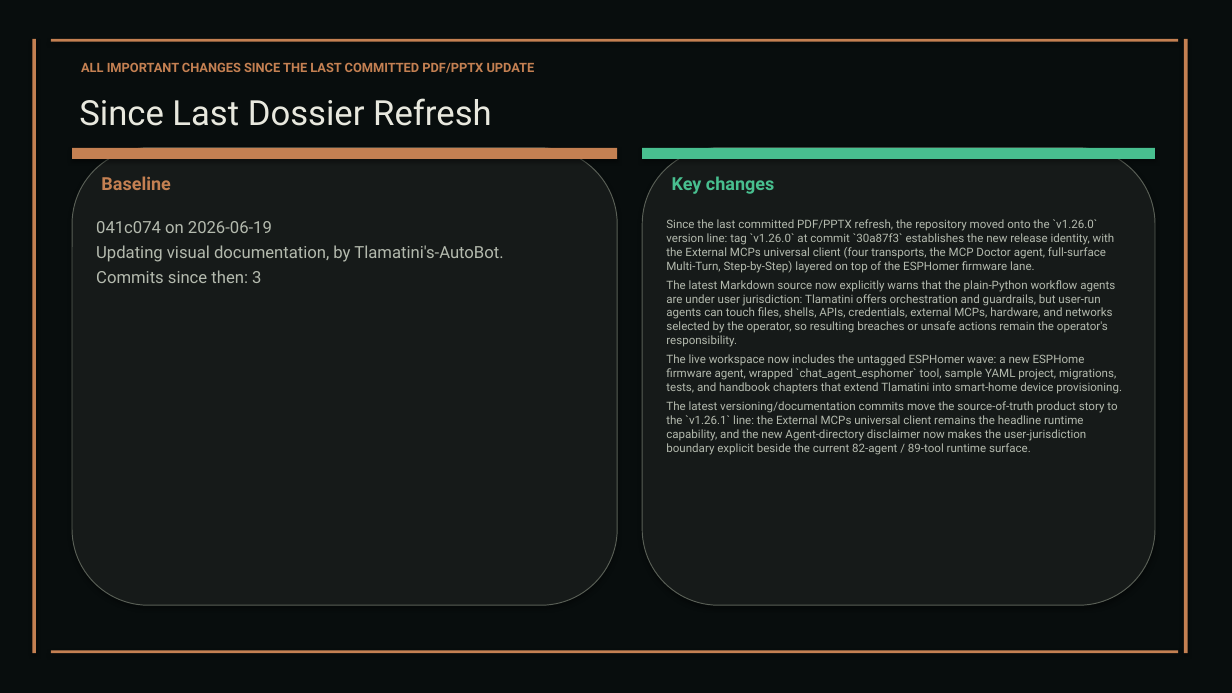
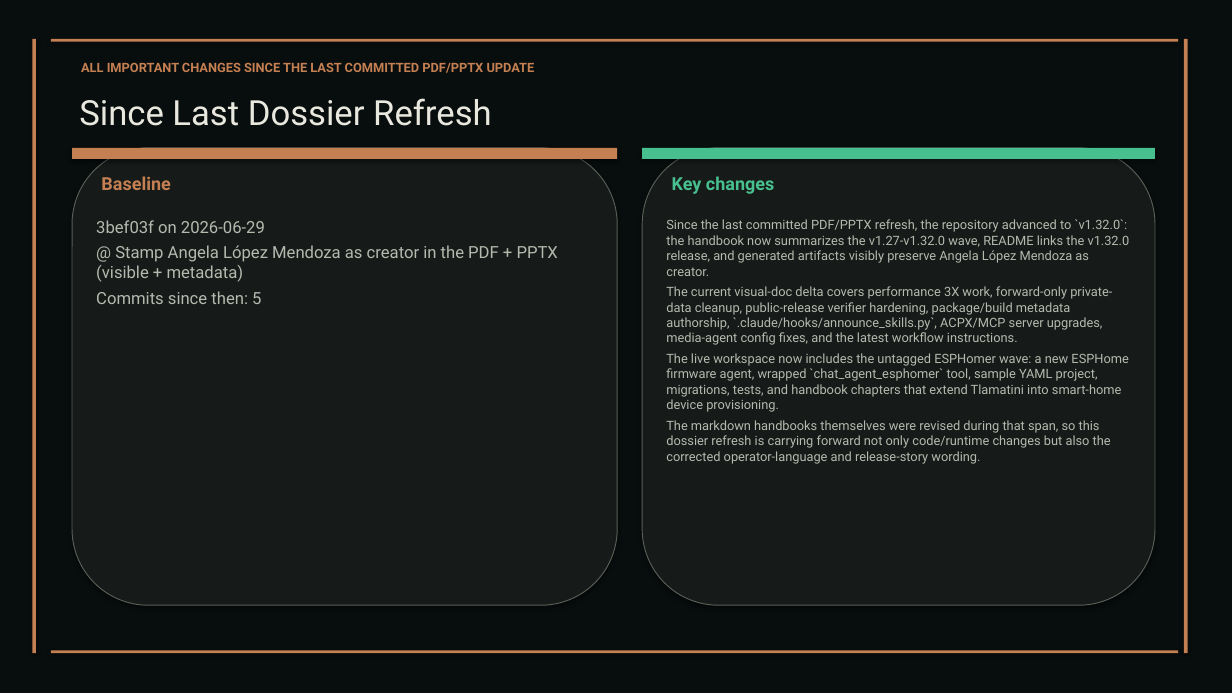
Before and after one commit to XAIHT/web-app, a slide deck: slide 69 of Tlamatini_eXtended_Artificial_Intelligence_Humanly_Tempered.pptx (slide 68 before the commit). Drawn at 1232x693 pixels with LibreOffice and Linux fonts; fonts in the diff are those of the drawing. Boxes give left, top, right and bottom in pixels: in the first picture for what was removed or moved away, otherwise in the second. Text is boxed around its words. In the diff, an @@ line names an element or a change of style, - is before the commit and + after.

Commit message:
Big update by angelahack1

```diff
--- a/Tlamatini_eXtended_Artificial_Intelligence_Humanly_Tempered.pptx
+++ b/Tlamatini_eXtended_Artificial_Intelligence_Humanly_Tempered.pptx
@@ text at <box>96,220,558,304</box>: text changed @@
-041c074 on 2026-06-19
-Updating visual documentation, by Tlamatini's-AutoBot.
-Commits since then: 3
+3bef03f on 2026-06-29
+@ Stamp Angela López Mendoza as creator in the PDF + PPTX (visible + metadata)
+Commits since then: 5
@@ text at <box>666,219,1130,345</box>: text changed; size 9 to 10 pt @@
-Since the last committed PDF/PPTX refresh, the repository moved onto the `v1.26.0` version line: tag `v1.26.0` at commit `30a87f3` establishes the new release identity, with the External MCPs universal client (four transports, the MCP Doctor agent, full-surface Multi-Turn, Step-by-Step) layered on top of the ESPHomer firmware lane.
-The latest Markdown source now explicitly warns that the plain-Python workflow agents are under user jurisdiction: Tlamatini offers orchestration and guardrails, but user-run agents can touch files, shells, APIs, credentials, external MCPs, hardware, and networks selected by the operator, so resulting breaches or unsafe actions remain the operator's responsibility.
+Since the last committed PDF/PPTX refresh, the repository advanced to `v1.32.0`: the handbook now summarizes the v1.27-v1.32.0 wave, README links the v1.32.0 release, and generated artifacts visibly preserve Angela López Mendoza as creator.
+The current visual-doc delta covers performance 3X work, forward-only private-data cleanup, public-release verifier hardening, package/build metadata authorship, `.claude/hooks/announce_skills.py`, ACPX/MCP server upgrades, media-agent config fixes, and the latest workflow instructions.
@@ text at <box>666,353,1128,412</box>: size 9 to 10 pt in "The live workspace now includes the untagged ..." @@
@@ text at <box>666,420,1111,464</box>: text changed; size 9 to 10 pt @@
-The latest versioning/documentation commits move the source-of-truth product story to the `v1.26.1` line: the External MCPs universal client remains the headline runtime capability, and the new Agent-directory disclaimer now makes the user-jurisdiction boundary explicit beside the current 82-agent / 89-tool runtime surface.
+The markdown handbooks themselves were revised during that span, so this dossier refresh is carrying forward not only code/runtime changes but also the corrected operator-language and release-story wording.
```
Also in this commit, not shown: 49 other slides changed, 6 slides added, 1 slide removed, 34 other files.
